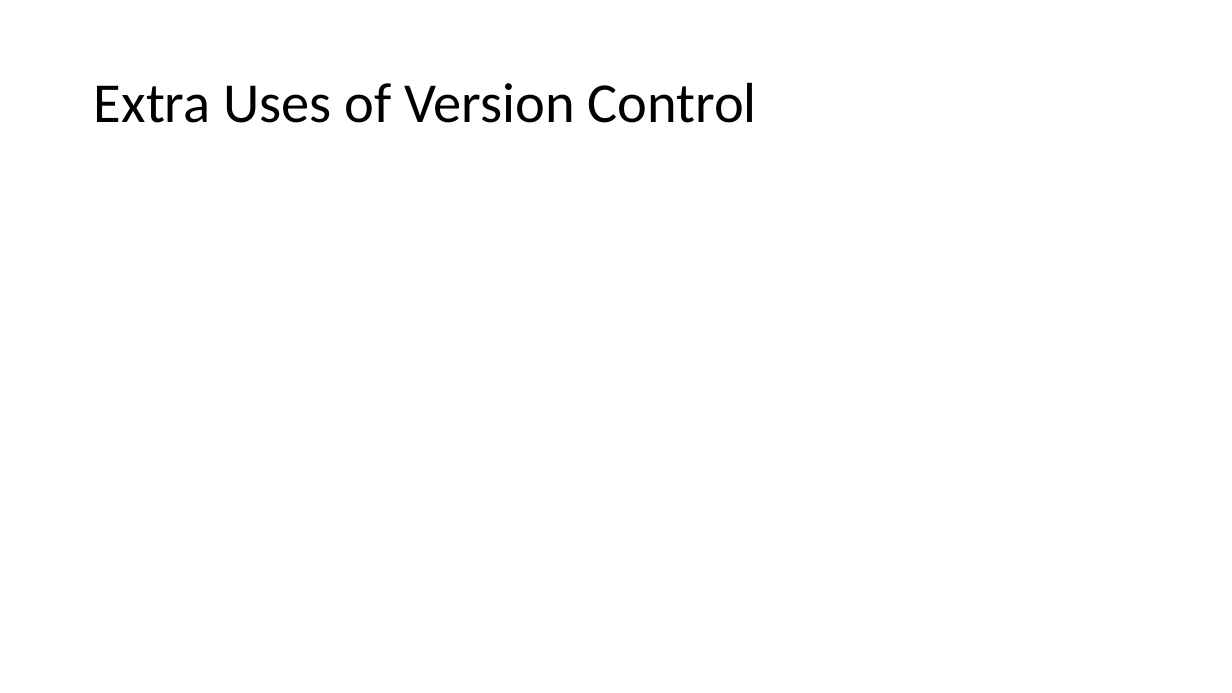
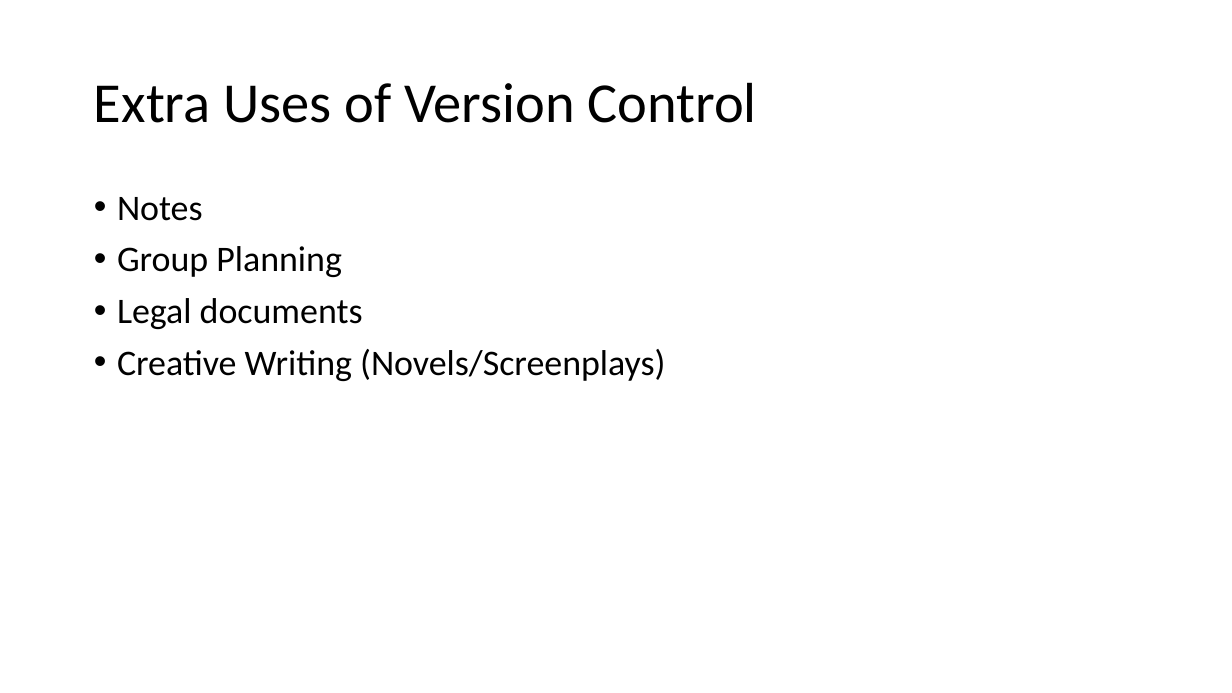
Before and after one commit to jbm950/personal_projects, a slide deck: slide 5 of git_presentation/git_presentation.pptx. Drawn at 1232x693 pixels with LibreOffice and Linux fonts; fonts in the diff are those of the drawing. Boxes give left, top, right and bottom in pixels: in the first picture for what was removed or moved away, otherwise in the second. Text is boxed around its words. In the diff, an @@ line names an element or a change of style, - is before the commit and + after.

```diff
--- a/git_presentation/git_presentation.pptx
+++ b/git_presentation/git_presentation.pptx
@@ text added at [117,197,665,381], 28 pt, text #000000 @@
+• Notes
+• Group Planning
+• Legal documents
+• Creative Writing (Novels/Screenplays)
```
Also in this commit, not shown: 3 other slides changed.
